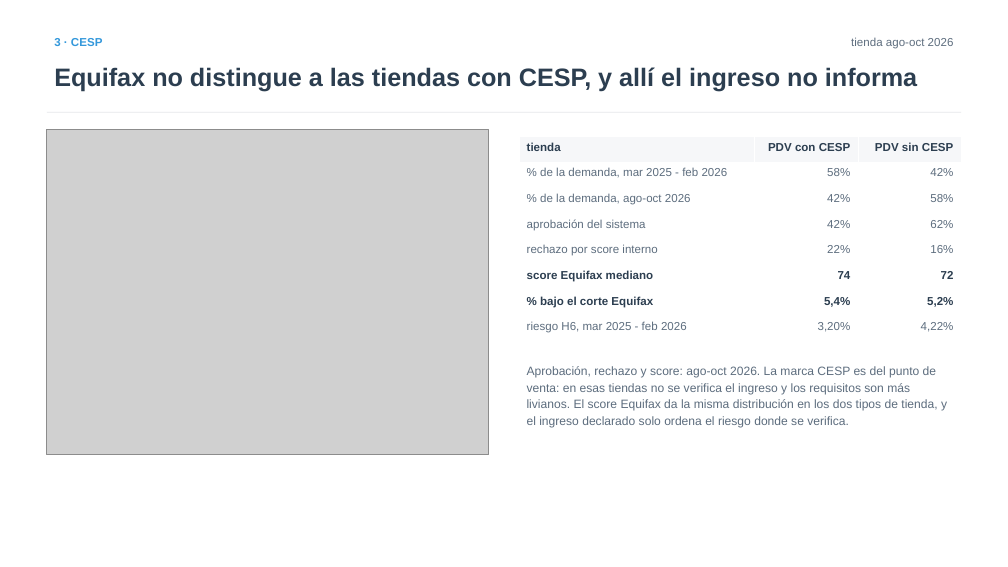
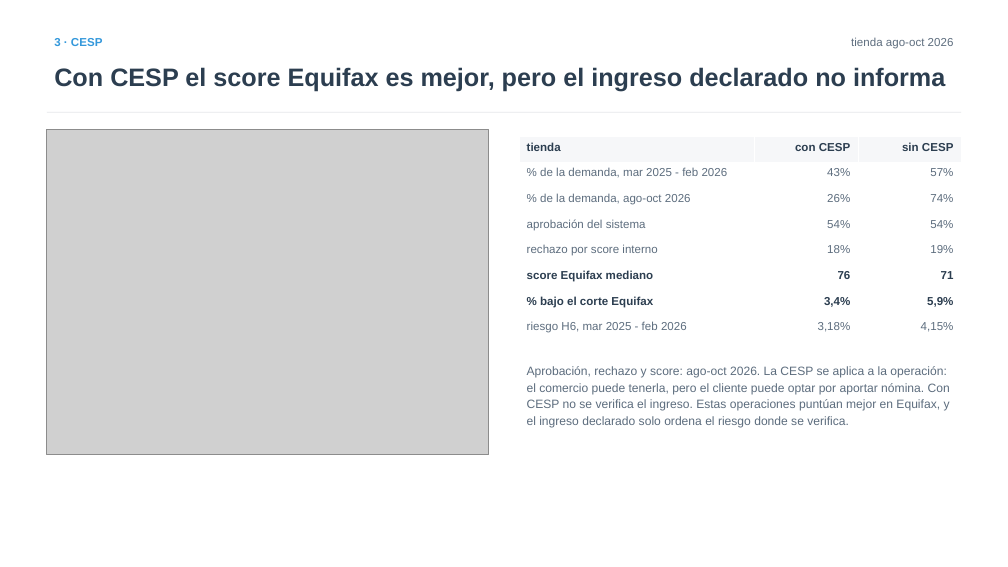
Before and after one commit to iocariz/scoring_tools, a slide deck: slide 6 of output/apple_deck/Apple_EFX_Dudas_Riesgos.pptx. Drawn at 1008x567 pixels with LibreOffice and Linux fonts; fonts in the diff are those of the drawing; grey boxes stand for pictures. Boxes give left, top, right and bottom in pixels: in the first picture for what was removed or moved away, otherwise in the second. Text is boxed around its words. In the diff, an @@ line names an element or a change of style, - is before the commit and + after.

```diff
--- a/output/apple_deck/Apple_EFX_Dudas_Riesgos.pptx
+++ b/output/apple_deck/Apple_EFX_Dudas_Riesgos.pptx
@@ text at [54, 67, 945, 92]: text changed @@
-Equifax no distingue a las tiendas con CESP, y allí el ingreso no informa
+Con CESP el score Equifax es mejor, pero el ingreso declarado no informa
@@ table at [520, 137, 961, 343] @@
-row 1, column 2: PDV con CESP
+row 1, column 2: con CESP
-row 1, column 3: PDV sin CESP
+row 1, column 3: sin CESP
-row 2, column 2: 58%
+row 2, column 2: 43%
-row 2, column 3: 42%
+row 2, column 3: 57%
-row 3, column 2: 42%
+row 3, column 2: 26%
-row 3, column 3: 58%
+row 3, column 3: 74%
-row 4, column 2: 42%
+row 4, column 2: 54%
-row 4, column 3: 62%
+row 4, column 3: 54%
-row 5, column 2: 22%
+row 5, column 2: 18%
-row 5, column 3: 16%
+row 5, column 3: 19%
-row 6, column 2: 74
+row 6, column 2: 76
-row 6, column 3: 72
+row 6, column 3: 71
-row 7, column 2: 5,4%
+row 7, column 2: 3,4%
-row 7, column 3: 5,2%
+row 7, column 3: 5,9%
-row 8, column 2: 3,20%
+row 8, column 2: 3,18%
-row 8, column 3: 4,22%
+row 8, column 3: 4,15%
@@ text at [527, 366, 950, 428]: text changed @@
-Aprobación, rechazo y score: ago-oct 2026. La marca CESP es del punto de venta: en esas tiendas no se verifica el ingreso y los requisitos son más livianos. El score Equifax da la misma distribución en los dos tipos de tienda, y el ingreso declarado solo ordena el riesgo donde se verifica.
+Aprobación, rechazo y score: ago-oct 2026. La CESP se aplica a la operación: el comercio puede tenerla, pero el cliente puede optar por aportar nómina. Con CESP no se verifica el ingreso. Estas operaciones puntúan mejor en Equifax, y el ingreso declarado solo ordena el riesgo donde se verifica.
```
Also in this commit, not shown: 5 other slides changed, 5 other files.
